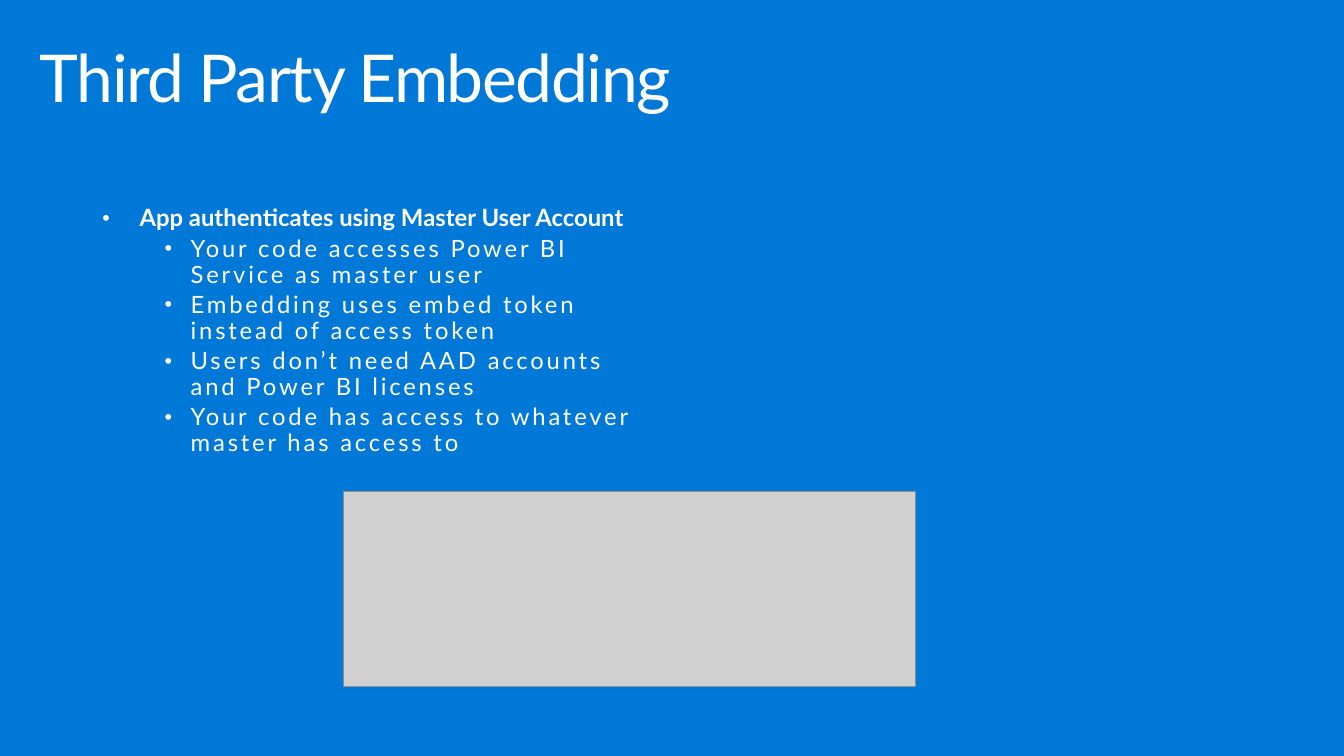
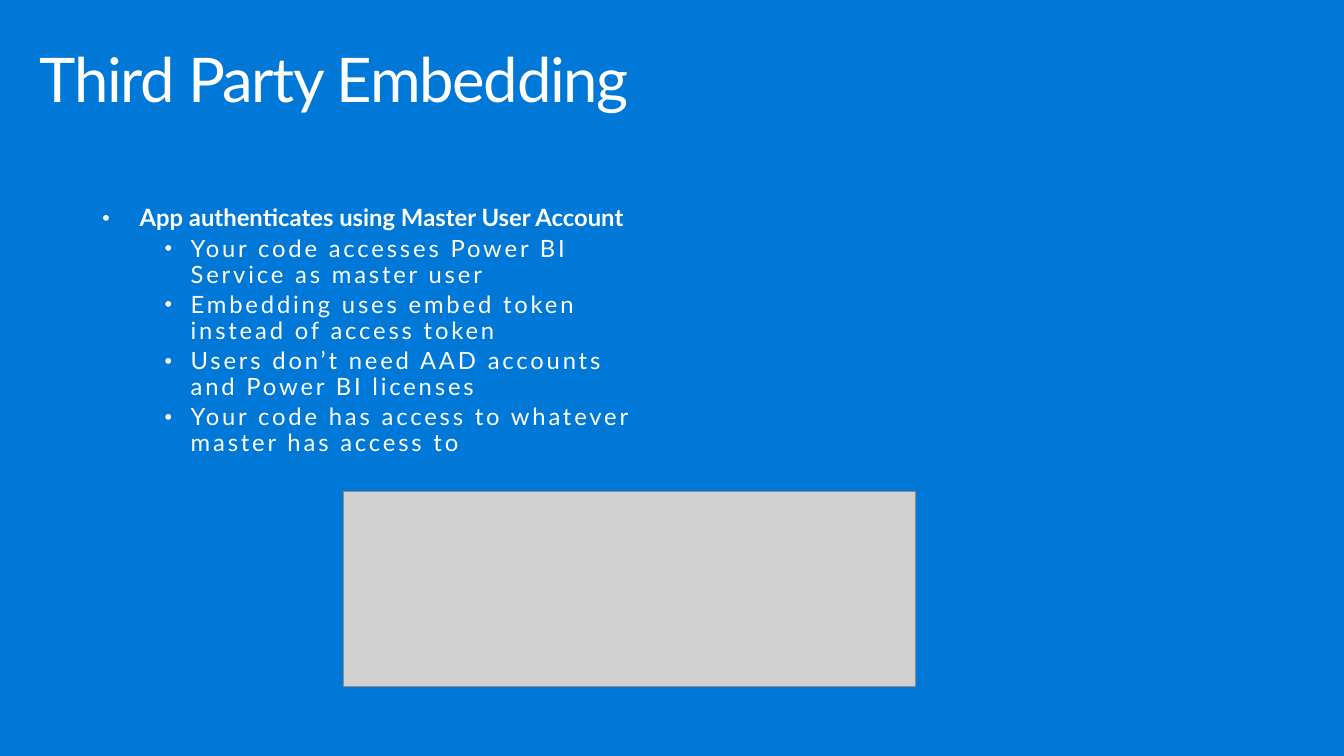
Before and after one commit to hnc198/AzurePowerBI, a slide deck: slide 9 of Hands-on Modules/Embedding/1. What is Power BI Embedded.pptx. Drawn at 1344x756 pixels with LibreOffice and Linux fonts; fonts in the diff are those of the drawing; grey boxes stand for pictures. Boxes give left, top, right and bottom in pixels: in the first picture for what was removed or moved away, otherwise in the second. Text is boxed around its words. In the diff, an @@ line names an element or a change of style, - is before the commit and + after.

```diff
--- a/Hands-on Modules/Embedding/1. What is Power BI Embedded.pptx
+++ b/Hands-on Modules/Embedding/1. What is Power BI Embedded.pptx
@@ title "Third Party Embedding" at (40, 56, 629, 113): size 47 to 44 pt @@
```
Also in this commit, not shown: 6 other slides changed, 1 slide added, 1 slide removed, 1 other file.
